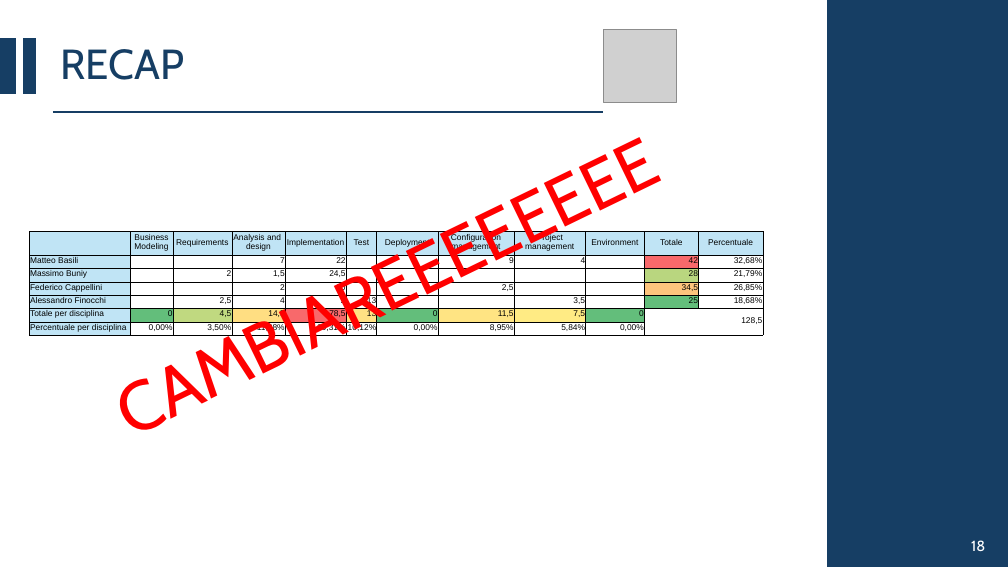
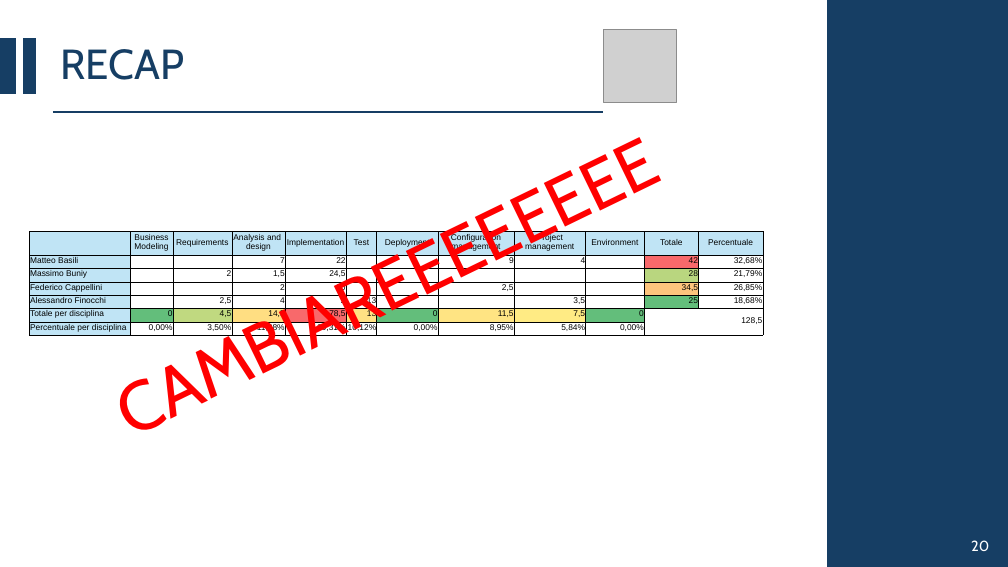
Before and after one commit to CSW-Teams/MS3-docs, a slide deck: slide 20 of ShiftsHappen/Sprint 3/CSW Sprint 3.pptx (slide 21 before the commit). Drawn at 1008x567 pixels with LibreOffice and Linux fonts; fonts in the diff are those of the drawing; grey boxes stand for pictures. Boxes give left, top, right and bottom in pixels: in the first picture for what was removed or moved away, otherwise in the second. Text is boxed around its words. In the diff, an @@ line names an element or a change of style, - is before the commit and + after.

Commit message:
Updated slides

```diff
--- a/ShiftsHappen/Sprint 3/CSW Sprint 3.pptx
+++ b/ShiftsHappen/Sprint 3/CSW Sprint 3.pptx
@@ text at <box>971,540,989,551</box>: text changed @@
-18
+20
```
Also in this commit, not shown: 16 other slides changed, 1 slide removed.
